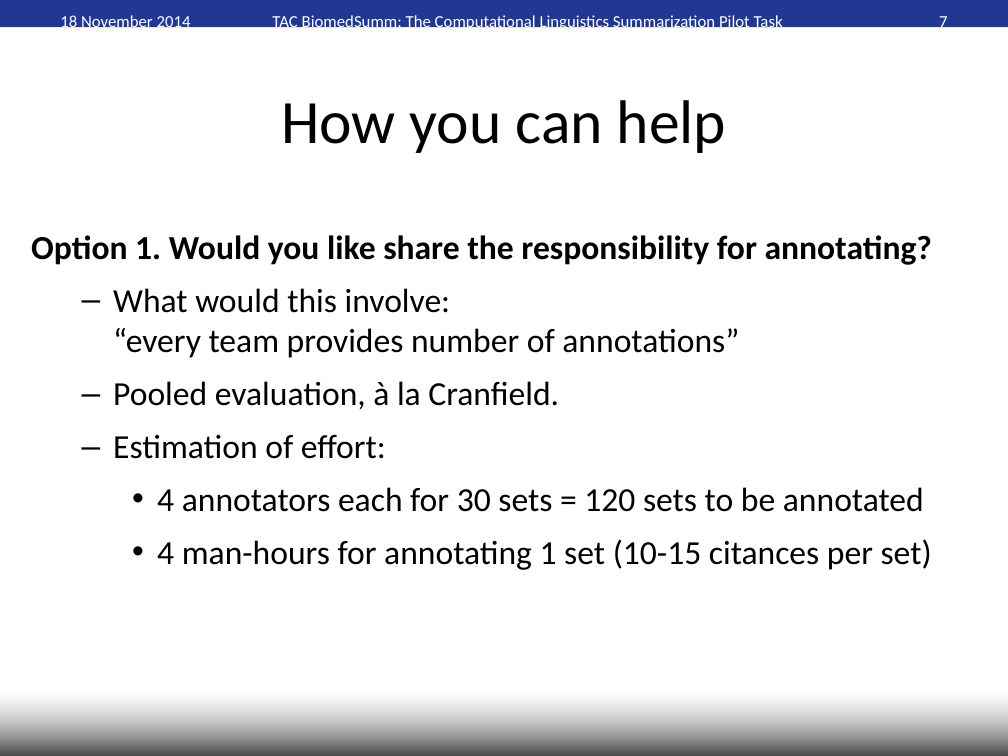
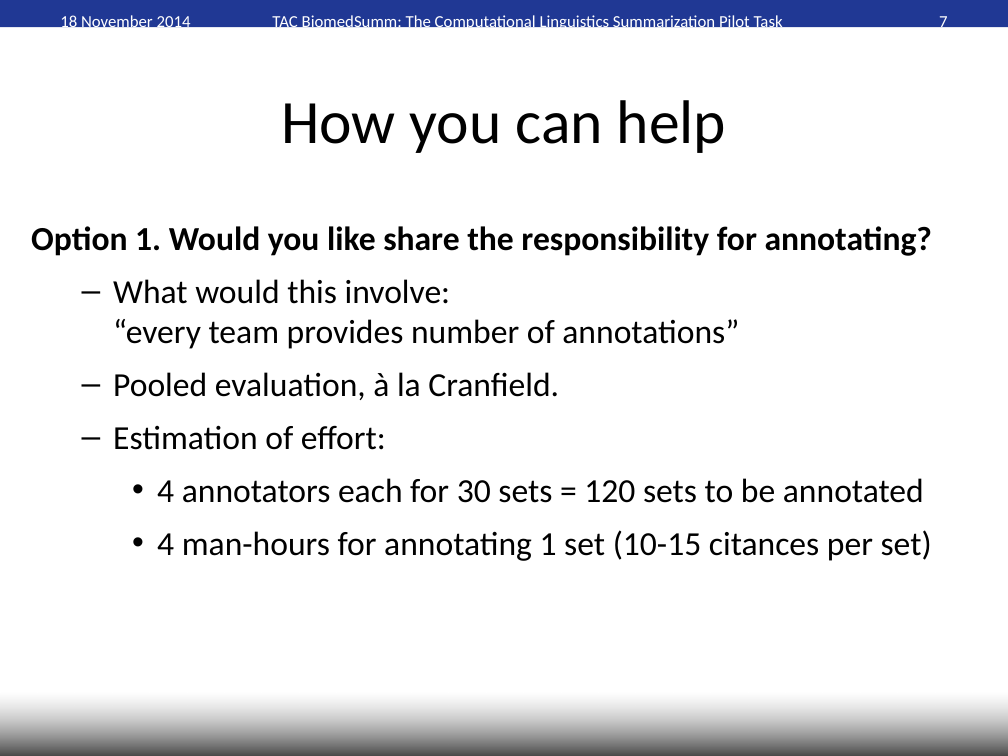
Before and after one commit to WING-NUS/scisumm-corpus, a slide deck: slide 7 of workshop_paper/TAC2014-planning.ppt. Drawn at 1008x756 pixels with LibreOffice and Linux fonts; fonts in the diff are those of the drawing; background and template pictures are left out. Boxes give left, top, right and bottom in pixels: in the first picture for what was removed or moved away, otherwise in the second. Text is boxed around its words. In the diff, an @@ line names an element or a change of style, - is before the commit and + after.

```diff
--- a/workshop_paper/TAC2014-planning.ppt
+++ b/workshop_paper/TAC2014-planning.ppt
@@ text "Option 1. Would you like ...": place and size @@
-text "Option 1. Would you like ..." at (31,235,932,570)
+text "Option 1. Would you like ..." at (31,226,932,561)
```
Also in this commit, not shown: 4 other slides changed, 1 slide added, 1 other file.
